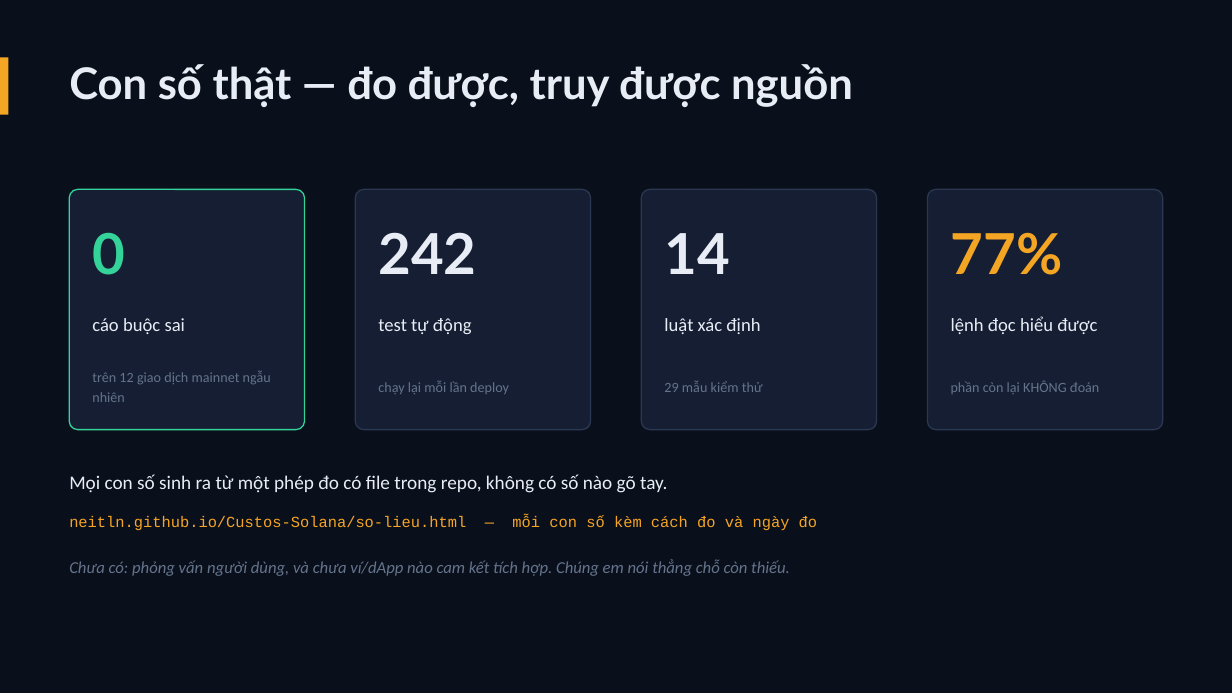
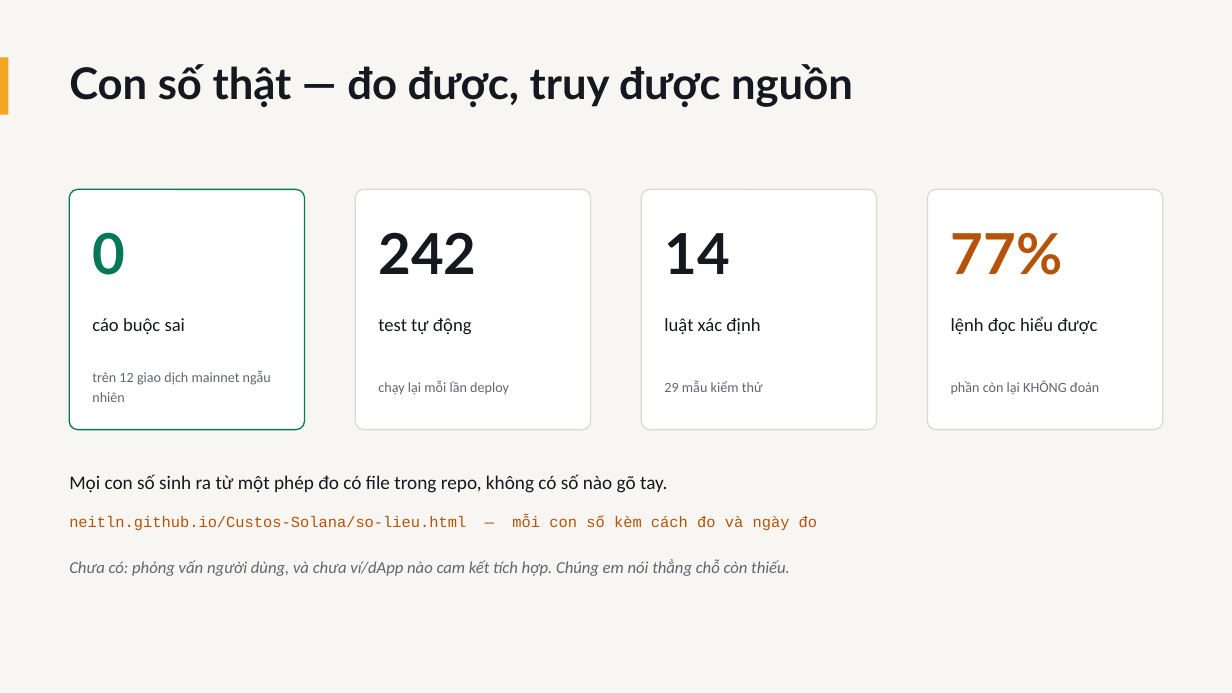
Before and after one commit to NeitLN/Custos-Solana, a slide deck: slide 9 of docs/nop-bai/CUSTOS-PITCH.pptx. Drawn at 1232x693 pixels with LibreOffice and Linux fonts; fonts in the diff are those of the drawing. Boxes give left, top, right and bottom in pixels: in the first picture for what was removed or moved away, otherwise in the second. Text is boxed around its words. In the diff, an @@ line names an element or a change of style, - is before the commit and + after.

```diff
--- a/docs/nop-bai/CUSTOS-PITCH.pptx
+++ b/docs/nop-bai/CUSTOS-PITCH.pptx
@@ background #0A0F1C to #F7F6F2 @@
@@ rounded rectangle at [69,189,305,430]: fill #151E33 to #FFFFFF; outline #34D399 1 pt to #047857 1 pt @@
@@ text "0" at [92,232,125,275]: text colour #34D399 to #047857 @@
@@ fill #151E33 to #FFFFFF; outline #2A3852 1 pt to #DCD9D0 1 pt in 3 elements at [356,189,592,430], [641,189,877,430], [928,189,1164,430] @@
@@ text "77%" at [951,232,1063,275]: text colour #F5A524 to #B45309 @@
@@ text colour #E8EDF5 to #14181F in 8 elements at [69,64,853,107], [92,318,185,334], [378,232,476,274], [378,318,472,334], [664,233,729,274], [664,318,760,334], [951,316,1097,334], [69,474,667,493] @@
@@ text "neitln.github.io/Custos-Solana/so-lieu.html — mỗi con số ..." at [69,515,817,530]: text colour #F5A524 to #B45309 @@
@@ text colour #64748B to #5E6673 in 5 elements at [92,370,271,402], [378,380,509,395], [664,380,763,392], [951,380,1099,394], [69,559,790,576] @@
```
Also in this commit, not shown: 9 other slides changed, 2 other files.
